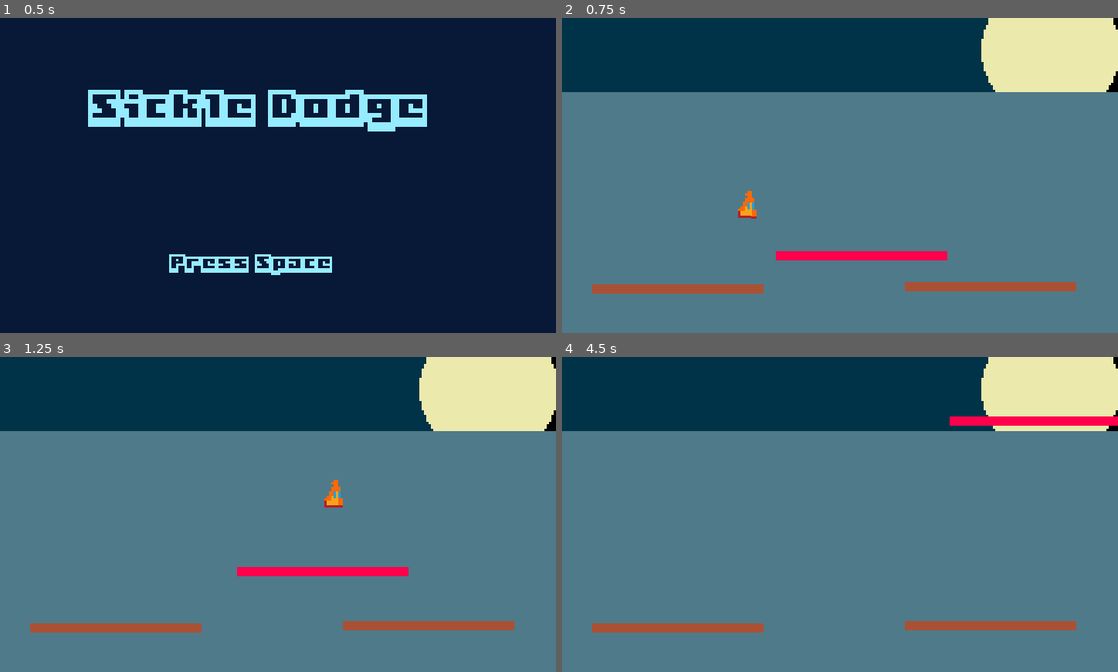
Above: before the commit, frames 1-4 (two rows, left to right).
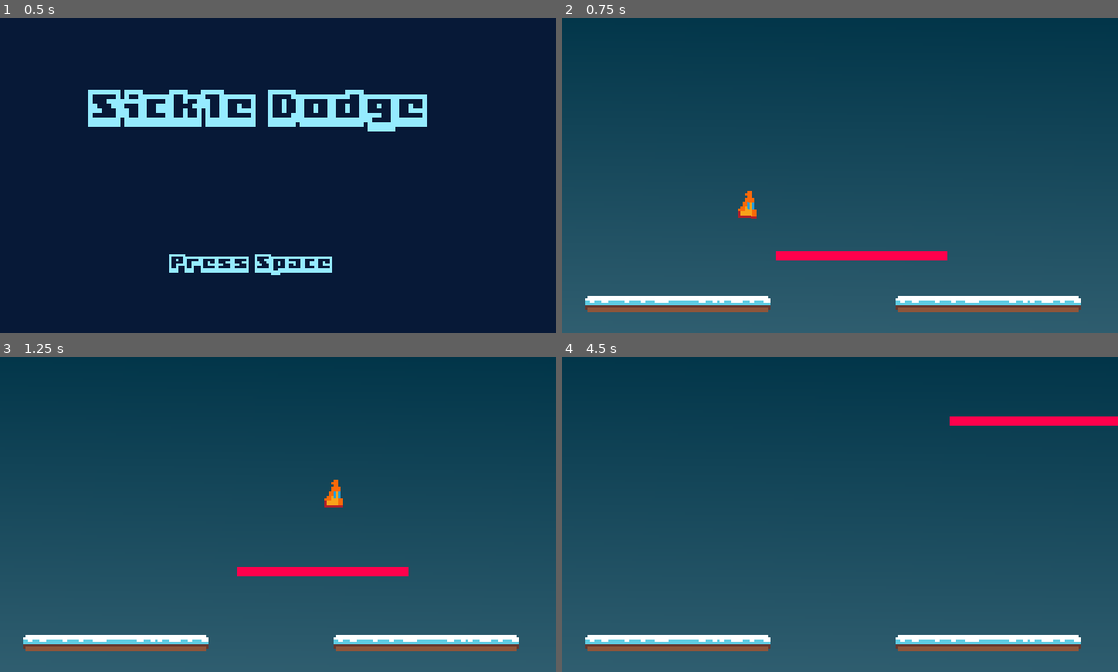
Above: after the commit, the same moments.

Repository: sugarvoid/winter-break-jam
Game: Godot game, scene res://game/menu/title_menu.tscn
The game is run twice, just before and just after one commit, with the same random seed, the same clock (stepped at 60 frames per second) and the same inputs.
Inputs:
- Up to frame 1 (0.5 s): no input
- Up to frame 2 (0.75 s): tap Space (dash) at 0.5 s; hold D (move_right) from 0.53 s (still down); tap Enter (ui_accept) at 0.6 s
- Up to frame 3 (1.25 s): keep holding D (move_right); tap W (jump) at 0.77 s
- Up to frame 4 (4.5 s): tap Space (dash) at 1.35, 3.6 s; tap W (jump) at 1.52, 3.02, 3.77 s; tap Enter (ui_accept) at 1.55, 2.1, 2.85, 3.8, 4.35 s; release D (move_right) at 2.03 s; hold A (move_left) 2.03-2.78 s; hold D (move_right) 2.78-4.28 s; hold A (move_left) from 4.28 s (still down)

Frame 1 is identical in both runs. In frame 2, 81% of the frame differs, in the area x 0-100%, y 0-100%; in frame 3, 81%; in frame 4, 81%.

Commit message:
Change background and static platforms

Diff:
--- a/game/game.gd
+++ b/game/game.gd
@@ -5,6 +5,10 @@
 onready var kill_zone: Area2D = get_node("KillZone")
 onready var effect_conatainer: EffectContainer = get_node("EffectContainer")
 onready var gamer_timer: Timer = get_node("GameTimer")
+onready var static_platform_left: Platform = get_node("StaticPlatformLeft")
+onready var static_platform_right: Platform = get_node("StaticPlatformRight")
+onready var hazard_manager = get_node("HazardManager")
+onready var start_delay_timer: Timer = get_node("StartDelay")
 
 
 var is_game_over: bool = false
@@ -13,6 +17,9 @@
 func _ready():
 	_connection_child_signals()
 	_start_level()
+	static_platform_left.is_frozen = true
+	static_platform_right.is_frozen = true
+	start_delay_timer.start(3)
 
 func _spawn_player() -> void:
 	pass
@@ -22,6 +29,8 @@
 
 func _start_level() -> void:
 	self.gamer_timer.start(1)
+	self.hazard_manager.start_timers()
+
 
 func _respawn_player(_body: Node) -> void:
 #	if self.player.hp > 0:
@@ -41,6 +50,7 @@
 	self.call_deferred("remove_child", $HazardManager)# remove_child($HazardManager)
 
 func _connection_child_signals() -> void:
+	self.start_delay_timer.connect("timeout", self, "_start_level")
 	self.player.connect("fell_off_screen", self, "_respawn_player")
 	self.player.connect("is_dying", self, "_remove_hazards")
 	self.player.connect("on_death", self, "_game_over")
--- a/game/game.tscn
+++ b/game/game.tscn
@@ -16,11 +16,11 @@
 texture = ExtResource( 8 )
 centered = false
 
-[node name="StaticPlatform" parent="." instance=ExtResource( 1 )]
-position = Vector2( 50, 117 )
+[node name="StaticPlatformLeft" parent="." instance=ExtResource( 1 )]
+position = Vector2( 50, 124 )
 
-[node name="StaticPlatform2" parent="." instance=ExtResource( 1 )]
-position = Vector2( 185, 116 )
+[node name="StaticPlatformRight" parent="." instance=ExtResource( 1 )]
+position = Vector2( 184, 124 )
 
 [node name="KillZone" parent="." instance=ExtResource( 4 )]
 position = Vector2( 121, 161 )
@@ -31,7 +31,7 @@
 collision_mask = 13
 
 [node name="PlayerSpawnPoint" type="Position2D" parent="."]
-position = Vector2( 51, 62 )
+position = Vector2( 50, 100 )
 
 [node name="OffScreenPos" type="Position2D" parent="."]
 position = Vector2( -34, 25 )
@@ -48,3 +48,5 @@
 [node name="GameTimer" type="Timer" parent="."]
 
 [node name="GameOverSound" type="AudioStreamPlayer" parent="."]
+
+[node name="StartDelay" type="Timer" parent="."]
--- a/game/manager/hazard_manager/hazard_manager.gd
+++ b/game/manager/hazard_manager/hazard_manager.gd
@@ -18,13 +18,14 @@
 var right_timer: int = 8
 
 func _ready():
-	single_sickle_left_timer.start(self.left_timer)
-	single_sickle_right_timer.start(self.right_timer)
-
 	single_sickle_left_timer.connect("timeout", self, "_on_left_timeout")
 	single_sickle_right_timer.connect("timeout", self, "_on_right_timeout")
 
 	pass
+
+func start_timers() -> void:
+	single_sickle_left_timer.start(self.left_timer)
+	single_sickle_right_timer.start(self.right_timer)
 
 func _spawn_ice_sickle(pos: Vector2 = $Position2D.global_position, dir: int = 0, speed = 30) -> void:
 	var new_sickle: DangerObject = p_IceSickle.instance()
@@ -52,6 +53,8 @@
 			_spawn_wave(p_SWTopLeft)
 		4:
 			_spawn_ice_sickle()
+		5:
+			_spawn_wave(p_SWTopRight)
 		6:
 			_spawn_ice_sickle($Position2D2.global_position, DangerObject.MOVING_DIRECTION.RIGHT)
 			_spawn_ice_sickle($Position2D.global_position, DangerObject.MOVING_DIRECTION.RIGHT)
--- a/game/manager/hazard_manager/hazard_manager.tscn
+++ b/game/manager/hazard_manager/hazard_manager.tscn
@@ -12,7 +12,7 @@
 position = Vector2( -20, 78 )
 
 [node name="SingleLeftPos" type="Position2D" parent="."]
-position = Vector2( -17, 115 )
+position = Vector2( -17, 112 )
 
 [node name="SingleRightPos" type="Position2D" parent="."]
 position = Vector2( 261, 93 )
--- /dev/null
+++ b/game/platform/platform.gd
@@ -0,0 +1,17 @@
+class_name Platform
+extends Node2D
+
+
+# Declare member variables here. Examples:
+# var a = 2
+# var b = "text"
+var is_frozen: bool
+
+# Called when the node enters the scene tree for the first time.
+func _ready():
+	pass # Replace with function body.
+
+
+# Called every frame. 'delta' is the elapsed time since the previous frame.
+#func _process(delta):
+#	pass
--- a/game/platform/static_platform.tscn
+++ b/game/platform/static_platform.tscn
@@ -1,20 +1,20 @@
-[gd_scene load_steps=3 format=2]
+[gd_scene load_steps=4 format=2]
 
-[ext_resource path="res://game/level/TEMP_tiles.png" type="Texture" id=1]
+[ext_resource path="res://game/platform/TEMP_static_platform.png" type="Texture" id=1]
+[ext_resource path="res://game/platform/platform.gd" type="Script" id=2]
 
 [sub_resource type="RectangleShape2D" id=1]
-extents = Vector2( 37, 2 )
+extents = Vector2( 39, 2 )
 
 [node name="StaticPlatform" type="Node2D"]
+script = ExtResource( 2 )
+
+[node name="Sprite" type="Sprite" parent="."]
+texture = ExtResource( 1 )
 
 [node name="StaticBody2D" type="StaticBody2D" parent="."]
 
 [node name="CollisionShape2D" type="CollisionShape2D" parent="StaticBody2D"]
+position = Vector2( 0, -2 )
 shape = SubResource( 1 )
-
-[node name="Sprite" type="Sprite" parent="."]
-scale = Vector2( 9.25, 0.5 )
-texture = ExtResource( 1 )
-hframes = 4
-vframes = 4
-frame = 7
+one_way_collision = true
--- a/game/player/player.gd
+++ b/game/player/player.gd
@@ -28,6 +28,7 @@
 var is_dashing: bool = false
 var is_grounded: bool
 var is_alive: bool = true
+var is_on_ice: bool
 
 var hp: int = 1
 
--- a/game/player/player.tscn
+++ b/game/player/player.tscn
@@ -50,7 +50,7 @@
 } ]
 
 [sub_resource type="RectangleShape2D" id=3]
-extents = Vector2( 4.5, 1 )
+extents = Vector2( 3.5, 6.5 )
 
 [sub_resource type="Animation" id=4]
 resource_name = "flip"
@@ -78,7 +78,7 @@
 frame = 4
 
 [node name="CollisionShape2D" type="CollisionShape2D" parent="."]
-position = Vector2( -0.5, 6 )
+position = Vector2( -0.5, 0.5 )
 shape = SubResource( 3 )
 
 [node name="Position2D" type="Position2D" parent="."]
@@ -88,3 +88,8 @@
 anims/flip = SubResource( 4 )
 
 [node name="DashCoolDown" type="Timer" parent="."]
+
+[node name="RayCast2D" type="RayCast2D" parent="."]
+position = Vector2( 0, 7.165 )
+enabled = true
+cast_to = Vector2( 0, 5 )
--- a/project.godot
+++ b/project.godot
@@ -19,6 +19,11 @@
 "language": "GDScript",
 "path": "res://game/effect_container.gd"
 }, {
+"base": "Node2D",
+"class": "Platform",
+"language": "GDScript",
+"path": "res://game/platform/platform.gd"
+}, {
 "base": "KinematicBody2D",
 "class": "Player",
 "language": "GDScript",
@@ -27,6 +32,7 @@
 _global_script_class_icons={
 "DangerObject": "",
 "EffectContainer": "",
+"Platform": "",
 "Player": ""
 }
 
Binary file changed: game/level/TEMP_background.png
Binary file added: game/platform/TEMP_static_platform.png
Not shown, added: game/platform/TEMP_static_platform.png.import
Not shown, changed: README.md
